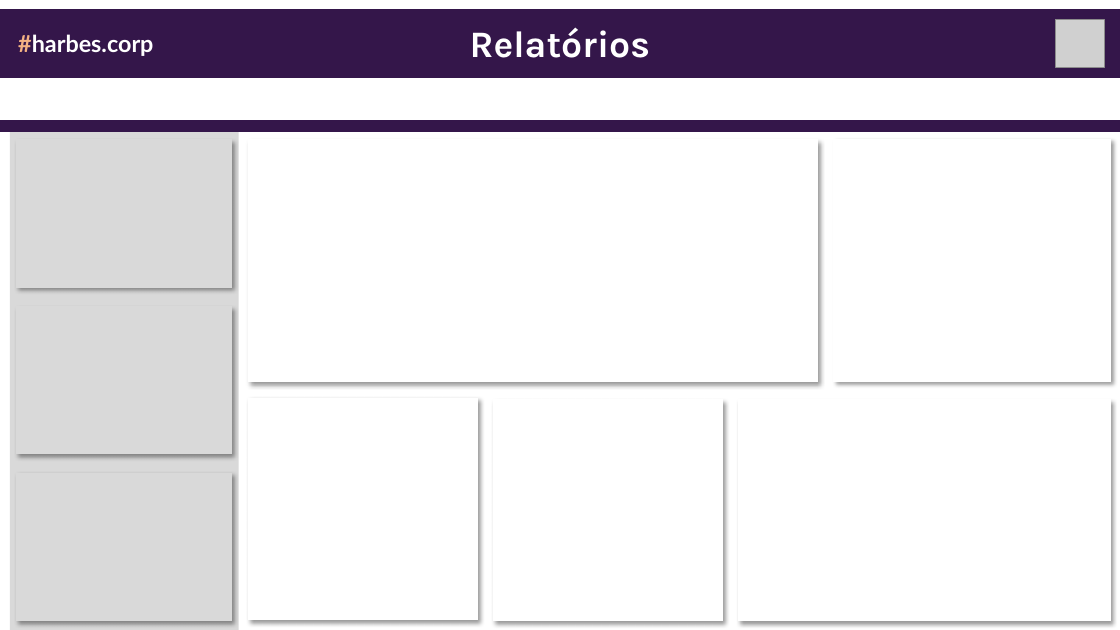
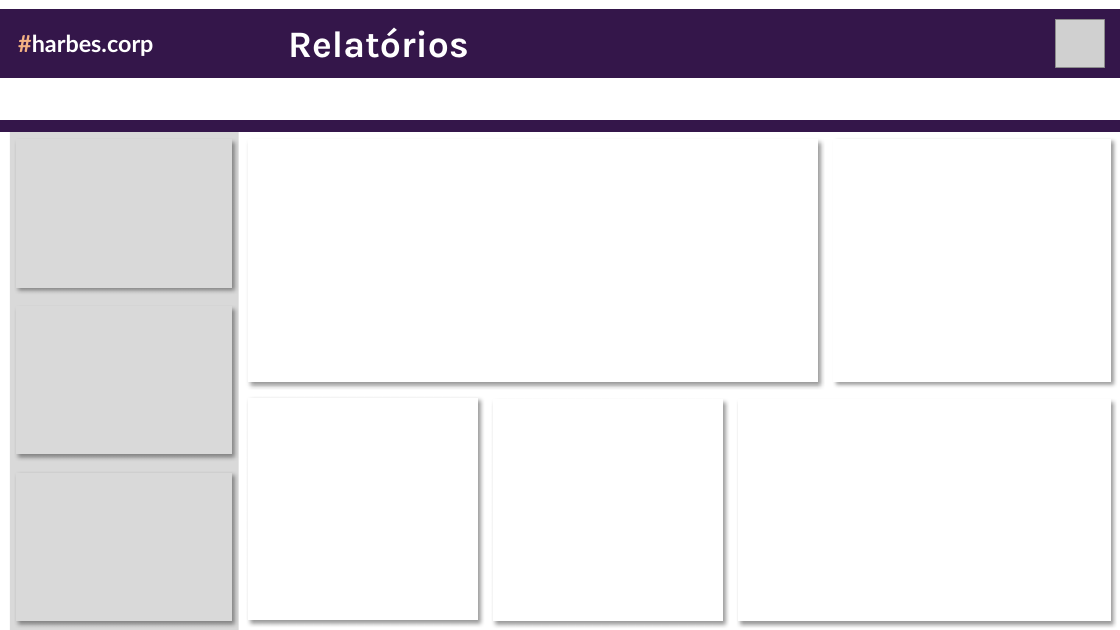
Before and after one commit to jharbes/hashtagPowerBI, a slide deck: slide 2 of 007-criando_relatorios_e_dashboards-parte2/menu_dashboard.pptx. Drawn at 1120x630 pixels with LibreOffice and Linux fonts; fonts in the diff are those of the drawing; grey boxes stand for pictures. Boxes give left, top, right and bottom in pixels: in the first picture for what was removed or moved away, otherwise in the second. Text is boxed around its words. In the diff, an @@ line names an element or a change of style, - is before the commit and + after.

```diff
--- a/007-criando_relatorios_e_dashboards-parte2/menu_dashboard.pptx
+++ b/007-criando_relatorios_e_dashboards-parte2/menu_dashboard.pptx
@@ text "Relatórios": place and size @@
-text "Relatórios" at [470, 27, 651, 58]
+text "Relatórios" at [288, 28, 469, 58]
```
Also in this commit, not shown: 1 other slide changed, 3 other files.
